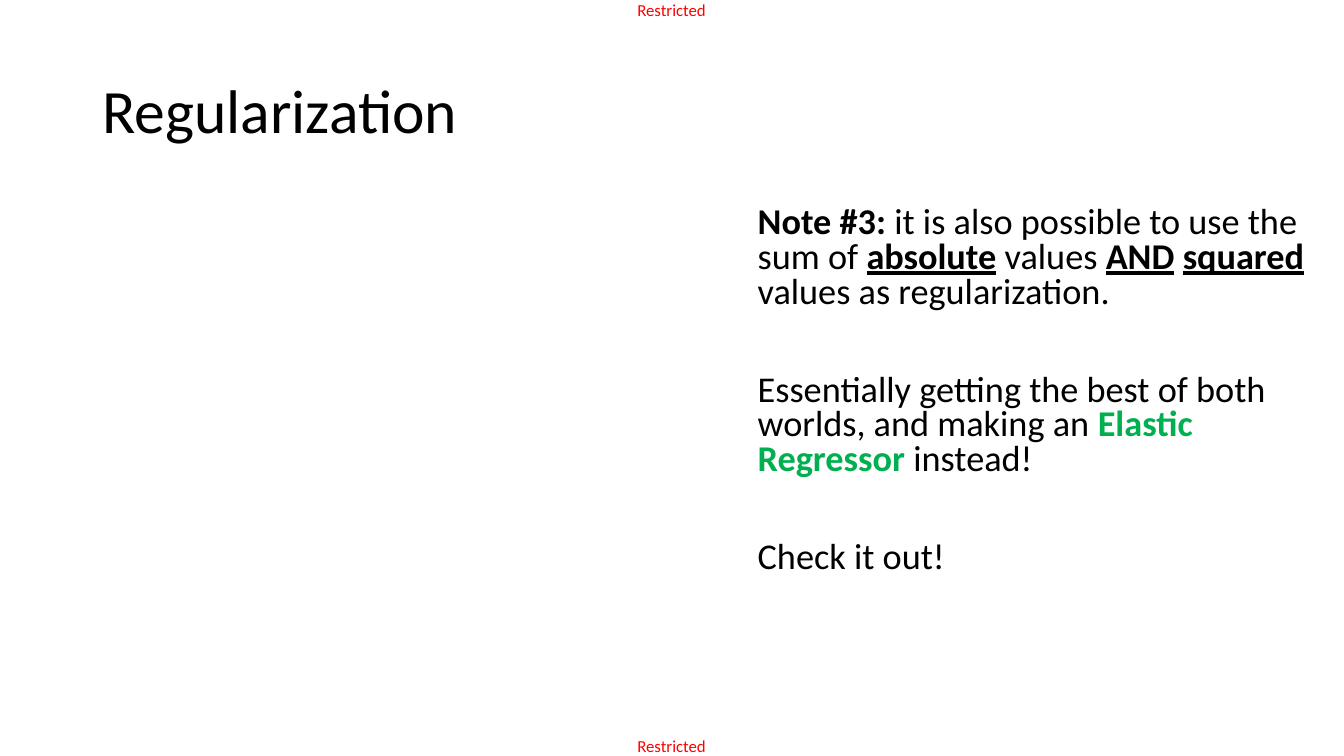
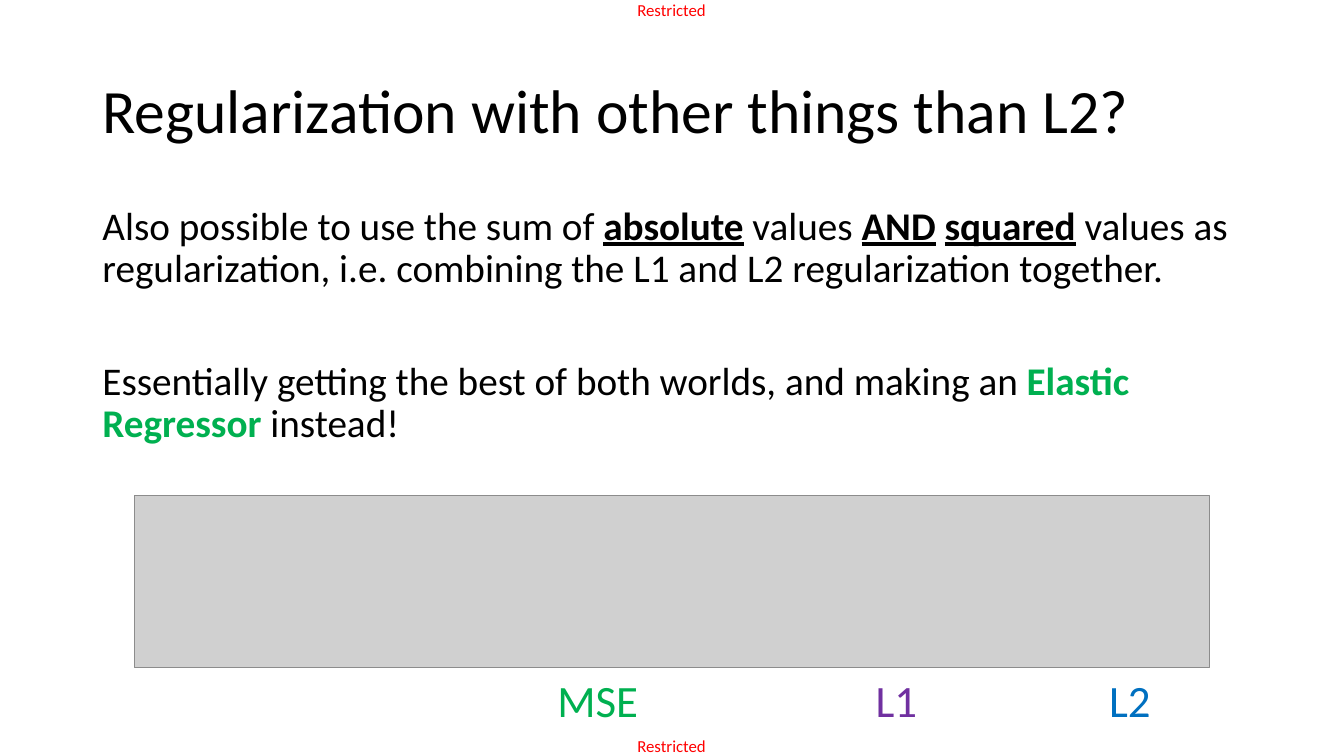
Before and after one commit to matthieudemari/SUTD_DL_50_039, a slide deck: slide 44 of W1/2. W1S2 final/W1S2.pptx (slide 42 before the commit). Drawn at 1344x756 pixels with LibreOffice and Linux fonts; fonts in the diff are those of the drawing; grey boxes stand for pictures. Boxes give left, top, right and bottom in pixels: in the first picture for what was removed or moved away, otherwise in the second. Text is boxed around its words. In the diff, an @@ line names an element or a change of style, - is before the commit and + after.

```diff
--- a/W1/2. W1S2 final/W1S2.pptx
+++ b/W1/2. W1S2 final/W1S2.pptx
@@ title at [102,90,1129,144]: text changed @@
-Regularization
+Regularization with other things than L2?
@@ text "Also possible to use the ...": place and size @@
-text "Also possible to use the ..." at [758,208,1304,570]
+text "Also possible to use the ..." at [102,212,1228,444]
@@ text at [102,212,1228,289]: text changed; size 25.9 to 28 pt @@
-Note #3: it is also possible to use the sum of absolute values AND squared values as regularization.
+Also possible to use the sum of absolute values AND squared values as regularization, i.e. combining the L1 and L2 regularization together.
@@ text at [102,367,1130,444]: size 25.9 to 28 pt in "Essentially getting the best of both worlds, ..."; line spacing 0.8 to 0.9 @@
@@ picture added at [134,496,1209,668] @@
@@ text at [758,543,945,570]: paragraph removed @@
-Check it out!
@@ text added at [557,688,638,718], 32 pt, text #00B050 @@
+MSE
@@ text added at [876,688,917,717], 32 pt, text #7030A0 @@
+L1
@@ text added at [1109,688,1150,717], 32 pt, text #0070C0 @@
+L2
```
Also in this commit, not shown: 8 other slides changed, 3 slides added, 1 slide removed, 4 other files.
